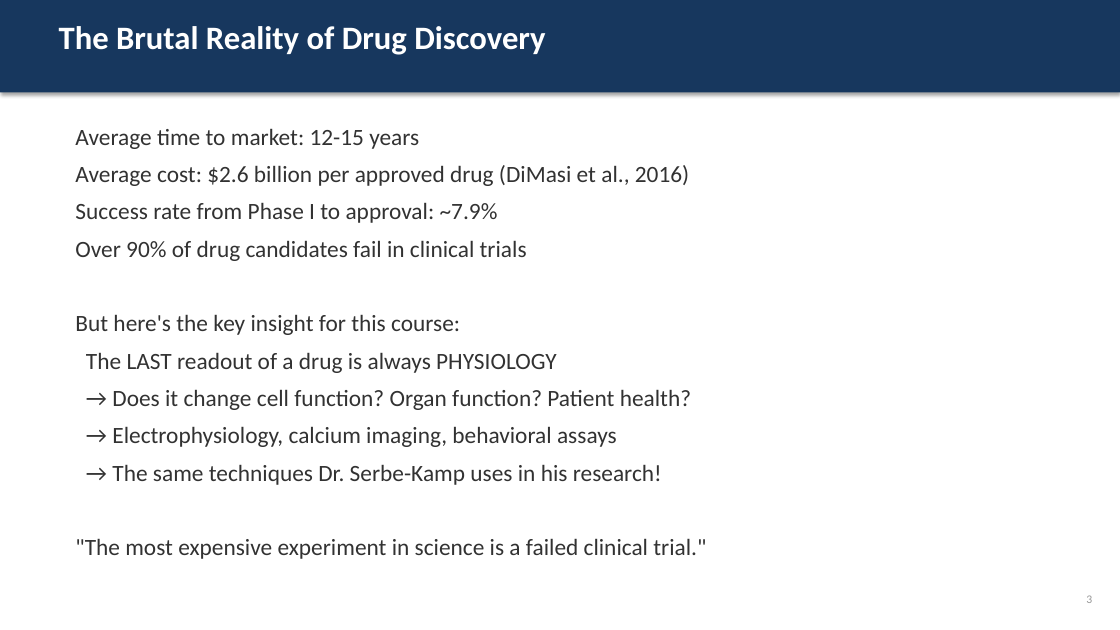
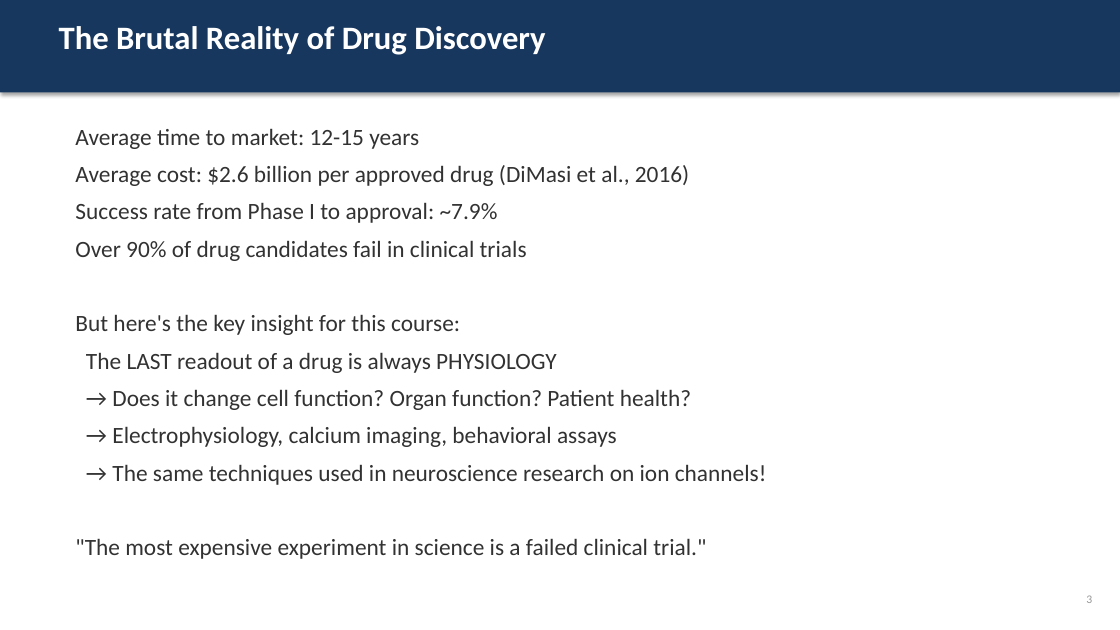
Before and after one commit to officialprateekmethwani-coder/AI-Drug-Discovery, a slide deck: slide 3 of day1_introduction/slides.pptx. Drawn at 1120x630 pixels with LibreOffice and Linux fonts; fonts in the diff are those of the drawing. Boxes give left, top, right and bottom in pixels: in the first picture for what was removed or moved away, otherwise in the second. Text is boxed around its words. In the diff, an @@ line names an element or a change of style, - is before the commit and + after.

```diff
--- a/day1_introduction/slides.pptx
+++ b/day1_introduction/slides.pptx
@@ text at (112, 464, 767, 485): text changed @@
-→ The same techniques Dr. Serbe-Kamp uses in his research!
+→ The same techniques used in neuroscience research on ion channels!
```
Also in this commit, not shown: 4 other slides changed, 5 other files.
